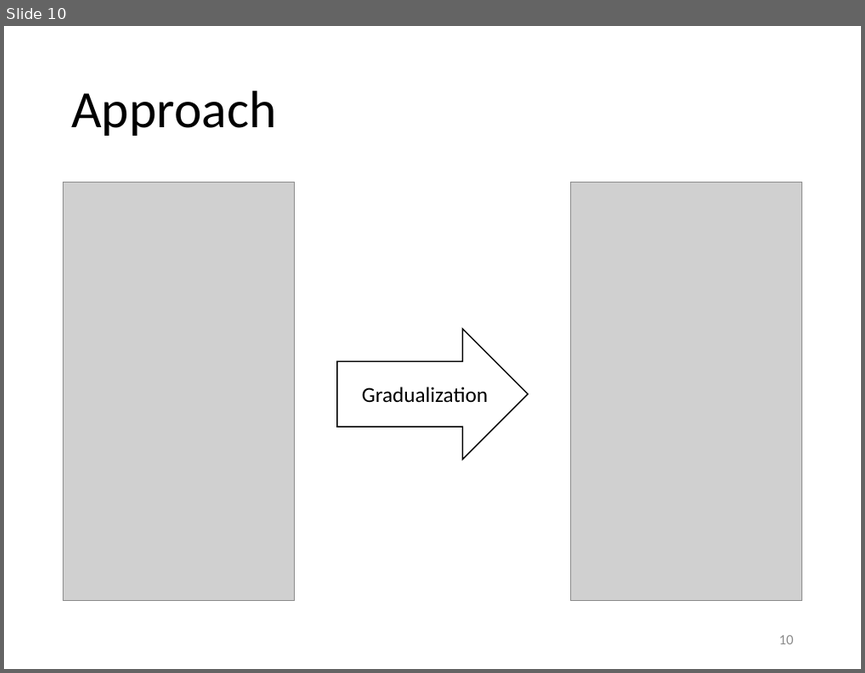
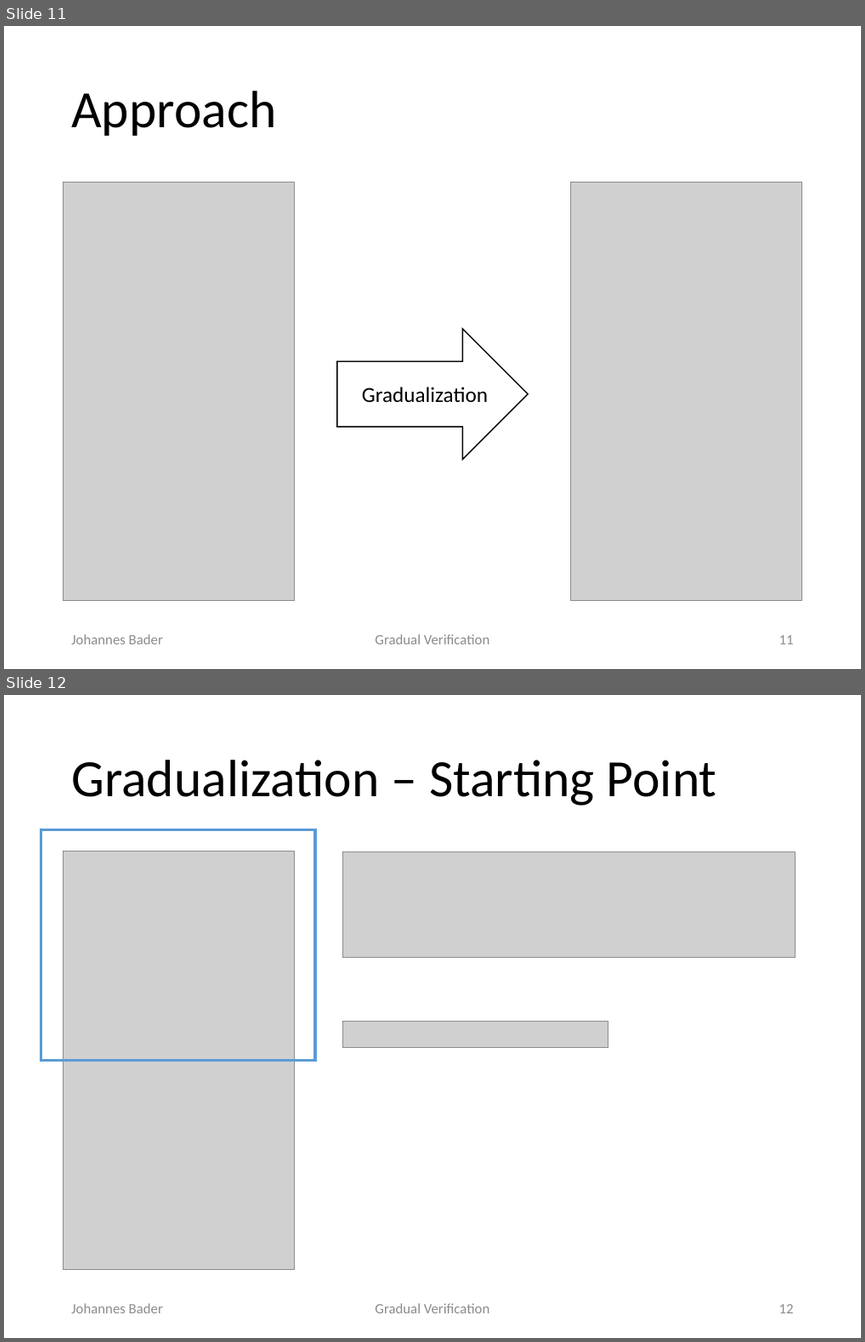
Before and after one commit to olydis/GradVerThesis, a slide deck: presentation/PLunch.pptx. Shown one above the other, each under a label of ours: slide 10 before the commit, slides 11 and 12 after it. The pictures are 865x673 and 865x1342 pixels, drawn with LibreOffice and Linux fonts; fonts in the diff are those of the drawing; grey boxes stand for pictures. Boxes give left, top, right and bottom in pixels: in the first picture for what was removed or moved away, otherwise in the second. Text is boxed around its words. In the diff, an @@ line names an element or a change of style, - is before the commit and + after.

```diff
--- a/presentation/PLunch.pptx
+++ b/presentation/PLunch.pptx
@@ slide 12 added at [4,695,861,1338], background #FFFFFF @@
@@ title added at [71,760,717,805], 44 pt, text #000000 @@
+Gradualization – Starting Point
@@ rectangle added at [41,829,315,1060], outline #5B9BD5 2.25 pt @@
@@ picture added at [64,851,295,1270] @@
@@ picture added at [342,851,794,957] @@
@@ picture added at [342,1021,608,1046] @@
@@ text added at [71,1303,163,1313], 12 pt, text #8C8C8C @@
+Johannes Bader
@@ text added at [375,1303,489,1313], 12 pt, text #8C8C8C @@
+Gradual Verification
@@ page number added at [779,1304,794,1313], 12 pt, text #8C8C8C @@
+12
@@ what was slide 10 is now slide 11 @@
@@ slide 11 changed as well @@
@@ text added at [71,634,163,644], 12 pt, text #8C8C8C @@
+Johannes Bader
@@ text added at [375,634,489,644], 12 pt, text #8C8C8C @@
+Gradual Verification
@@ page number at [779,635,794,644]: text changed @@
-10
+11
```
Also in this commit, not shown: 16 other slides changed, 29 other slides added, 8 slides removed, 2 other files.
